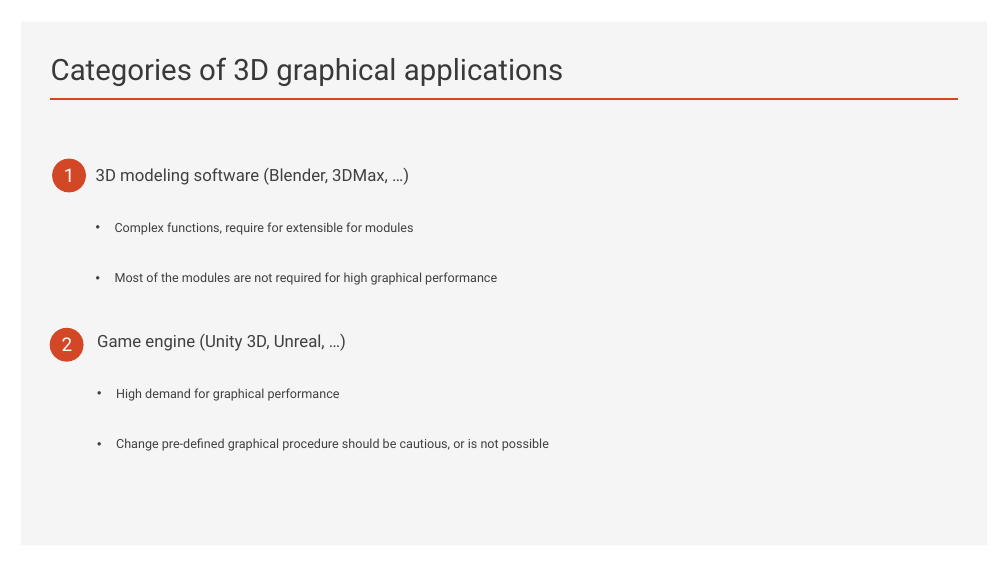
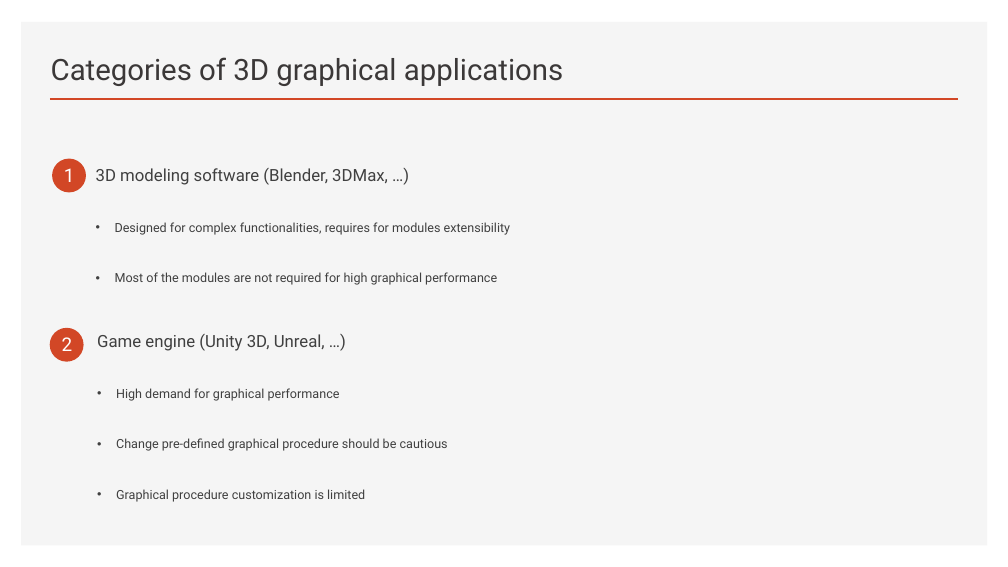
Before and after one commit to wwxhero/graphic_pipeline, a slide deck: slide 4 of Proposal.pptx. Drawn at 1008x567 pixels with LibreOffice and Linux fonts; fonts in the diff are those of the drawing. Boxes give left, top, right and bottom in pixels: in the first picture for what was removed or moved away, otherwise in the second. Text is boxed around its words. In the diff, an @@ line names an element or a change of style, - is before the commit and + after.

```diff
--- a/Proposal.pptx
+++ b/Proposal.pptx
@@ text at (115, 222, 510, 235): text changed @@
-• Complex functions, require for extensible for modules
+• Designed for complex functionalities, requires for modules extensibility
@@ text at (116, 438, 448, 502): text changed @@
-• Change pre-defined graphical procedure should be cautious, or is not possible
+• Change pre-defined graphical procedure should be cautious
+• Graphical procedure customization is limited
```
Also in this commit, not shown: 3 other slides changed.
